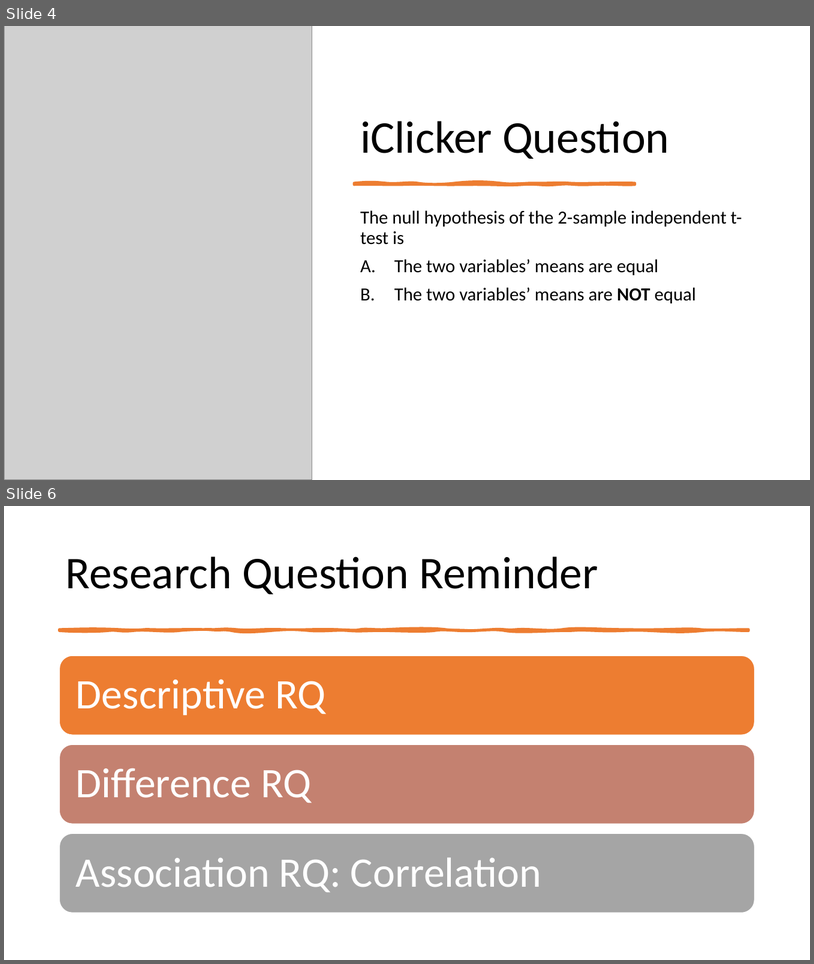
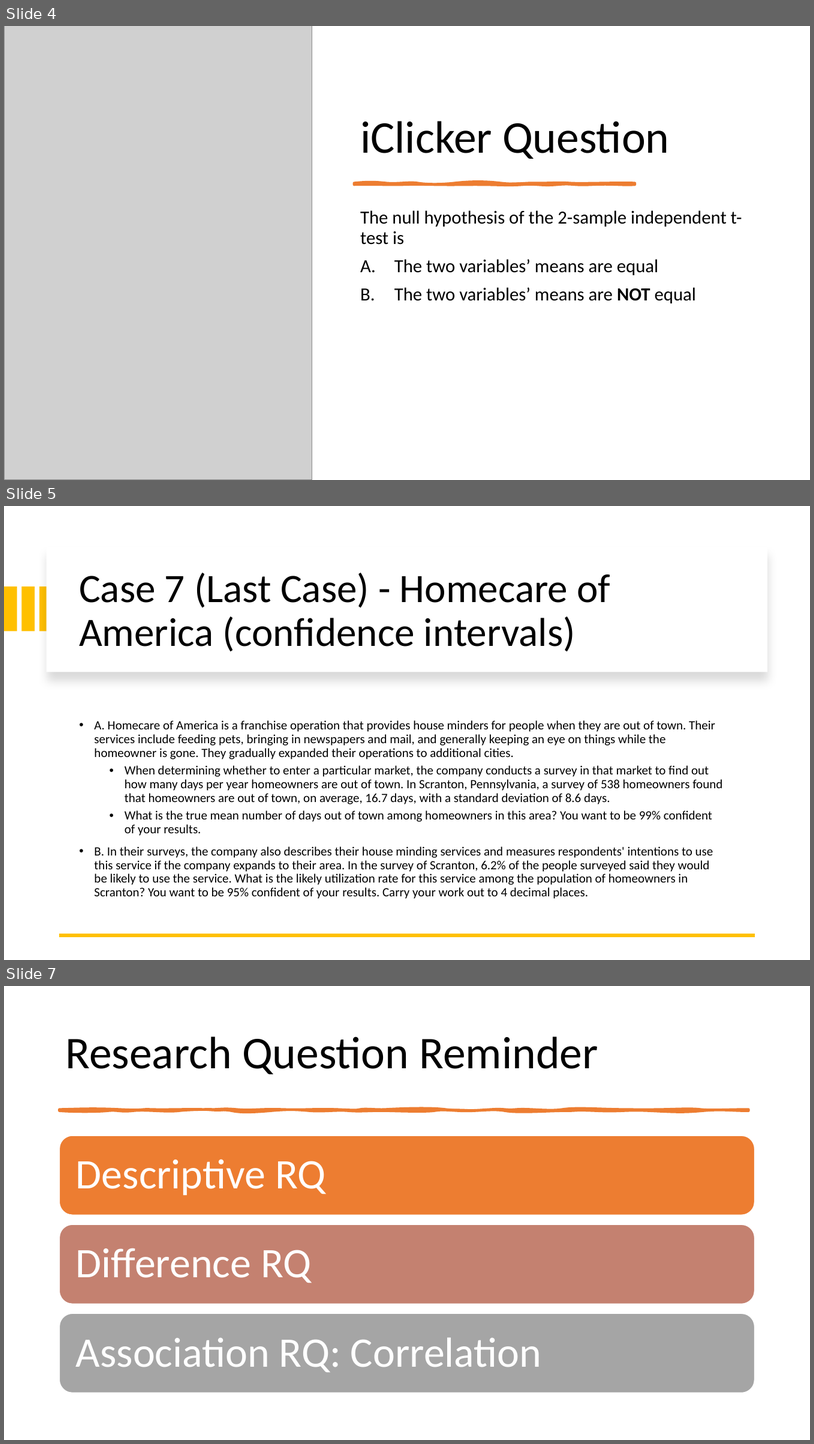
Before and after one commit to mikenguyen13/mar4050_S23_1, a slide deck: lectures/11/1_Correlation.pptx. Shown one above the other, each under a label of ours: slides 4 and 6 before the commit, slides 4, 5 and 7 after it; the slides between them are not shown. The pictures are 814x964 and 814x1444 pixels, drawn with LibreOffice and Linux fonts; fonts in the diff are those of the drawing; grey boxes stand for pictures. Boxes give left, top, right and bottom in pixels: in the first picture for what was removed or moved away, otherwise in the second. Text is boxed around its words. In the diff, an @@ line names an element or a change of style, - is before the commit and + after.

```diff
--- a/lectures/11/1_Correlation.pptx
+++ b/lectures/11/1_Correlation.pptx
@@ slide 5 added at box(4, 506, 810, 960), background #FFFFFF @@
@@ rectangle added at box(47, 547, 768, 672), fill #FFFFFF @@
@@ title added at box(79, 573, 611, 651), 48 pt, text #000000 @@
+Case 7 (Last Case) - Homecare of America (confidence intervals)
@@ rectangle added at box(4, 586, 17, 631), fill #FFC000 @@
@@ rectangle added at box(21, 586, 34, 631), fill #FFC000 @@
@@ rectangle added at box(39, 586, 53, 631), fill #FFC000 @@
@@ text added at box(94, 720, 723, 898), 15 pt, text #000000 @@
+• A. Homecare of America is a franchise operation that provides house minders for people when they are out of town. Their services include feeding pets, bringing in newspapers and mail, and generally keeping an eye on things while the homeowner is gone. They gradually expanded their operations to additional cities.
+  • When determining whether to enter a particular market, the company conducts a survey in that market to find out how many days per year homeowners are out of town. In Scranton, Pennsylvania, a survey of 538 homeowners found that homeowners are out of town, on average, 16.7 days, with a standard deviation of 8.6 days.
+  • What is the true mean number of days out of town among homeowners in this area? You want to be 99% confident of your results.
+• B. In their surveys, the company also describes their house minding services and measures respondents' intentions to use this service if the company expands to their area. In the survey of Scranton, 6.2% of the people surveyed said they would be likely to use the service. What is the likely utilization rate for this service among the population of homeowners in Scranton? You want to be 95% confident of your results. Carry your work out to 4 decimal places.
@@ line added from (755, 935) to (60, 935), #FFC000 4.5 pt @@
@@ what was slide 6 is now slide 7 @@
```
Also in this commit, not shown: 1 other file.
